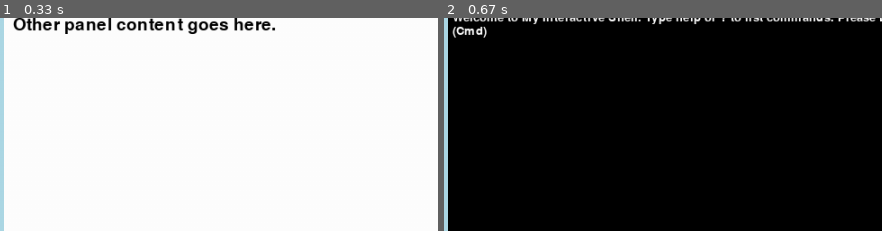
Above: before the commit, frames 1-2 (left to right).
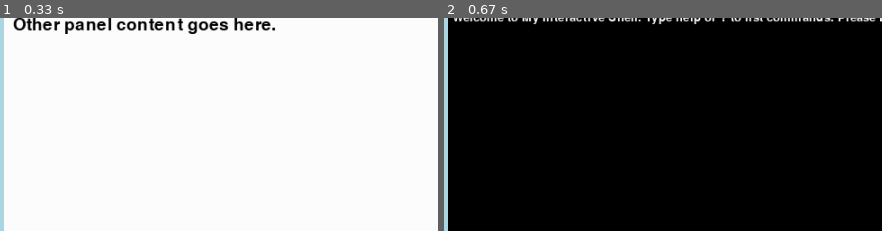
Above: after the commit, the same moments.

Repository: Master2013s/MyInteractive-Pygame-terminal
Game: pygame game, started from Main Menu.py
Two runs of this game, one before a commit and one after it. Both use one fixed random seed, a clock stepped at 60 frames per second and the inputs below.
Inputs:
- Up to frame 1 (0.33 s): no input
- Up to frame 2 (0.67 s): click "Terminal" at 0.38 s
The pictures show only the part of the screen within x 0-50%, y 17-67%; the shares and areas given below are measured in that part.

Frame 1 is identical in both runs. In frame 2, 0.2% of the frame differs, in the area x 1-10%, y 3-10%.

Commit message:
modified:   Shell.py modified:   __pycache__/Shell.cpython-311.pyc

Diff:
--- a/Shell.py
+++ b/Shell.py
@@ -32,7 +32,7 @@
 
 class MyInteractiveShell(cmd.Cmd):
     intro = 'Welcome to My Interactive Shell. Type help or ? to list commands. Please Login/Sign Up To Continue.'
-
+    prompt = ' '
     _Login_commands = ['']
 
     def __init__(self, UserName="Guest", Password2=None, Password1=None, logged_in=False):
